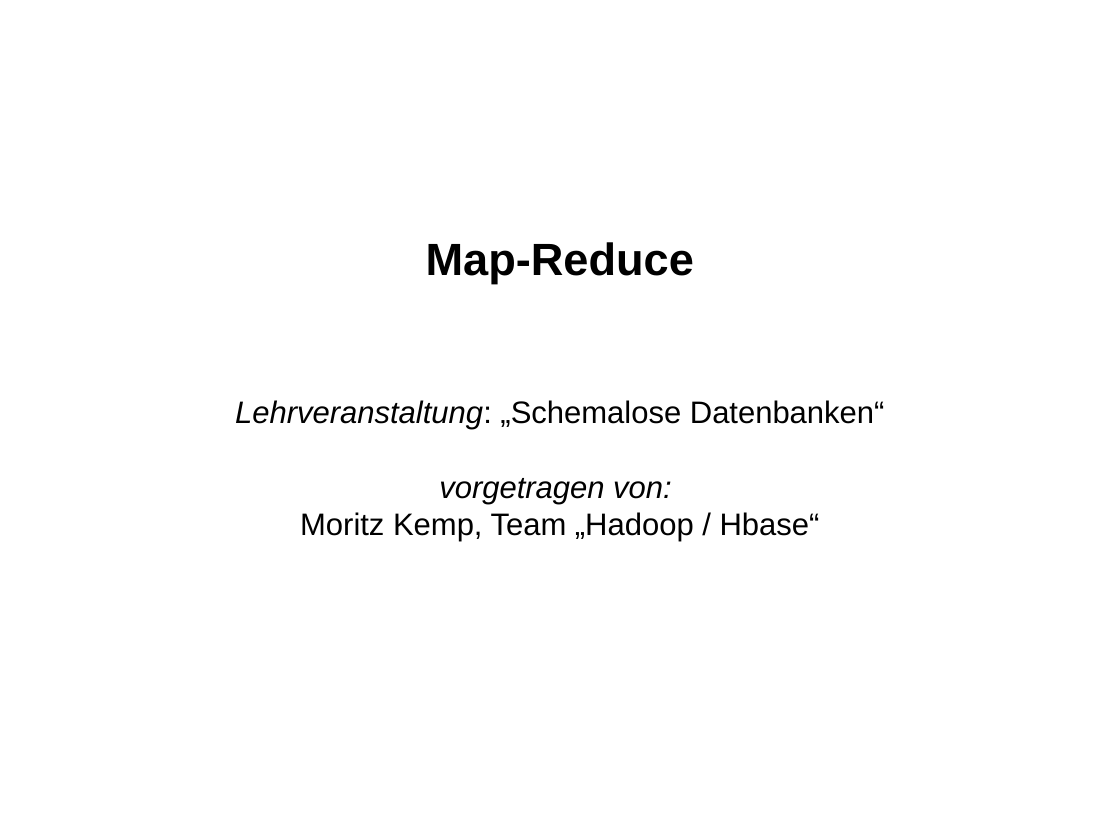
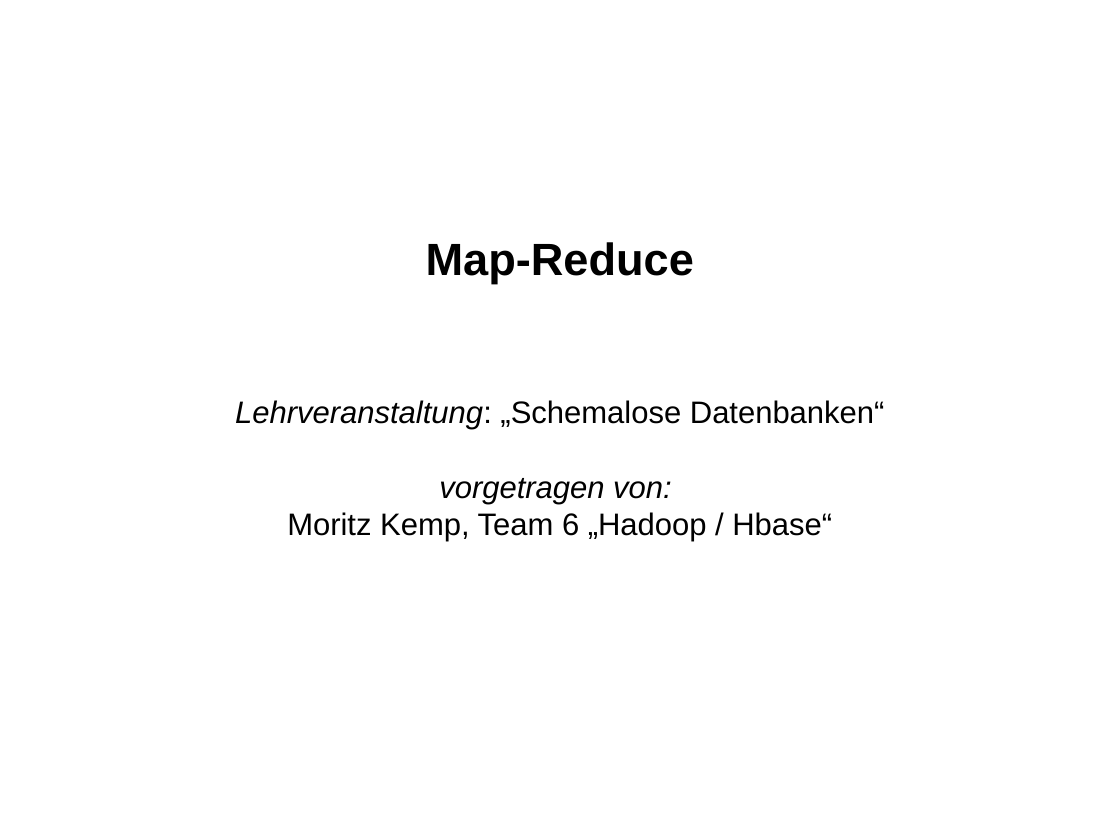
Before and after one commit to MoritzKemp/schemaloseDatenbanken, a slide deck: slide 1 of vortraege/MapReduceVortrag.odp. Drawn at 1120x840 pixels with LibreOffice and Linux fonts; fonts in the diff are those of the drawing. Boxes give left, top, right and bottom in pixels: in the first picture for what was removed or moved away, otherwise in the second. Text is boxed around its words. In the diff, an @@ line names an element or a change of style, - is before the commit and + after.

```diff
--- a/vortraege/MapReduceVortrag.odp
+++ b/vortraege/MapReduceVortrag.odp
@@ subtitle at (287,512,832,541): text changed @@
-Moritz Kemp, Team „Hadoop / Hbase“
+Moritz Kemp, Team 6 „Hadoop / Hbase“
```
Also in this commit, not shown: 3 other slides changed, 1 other file.
